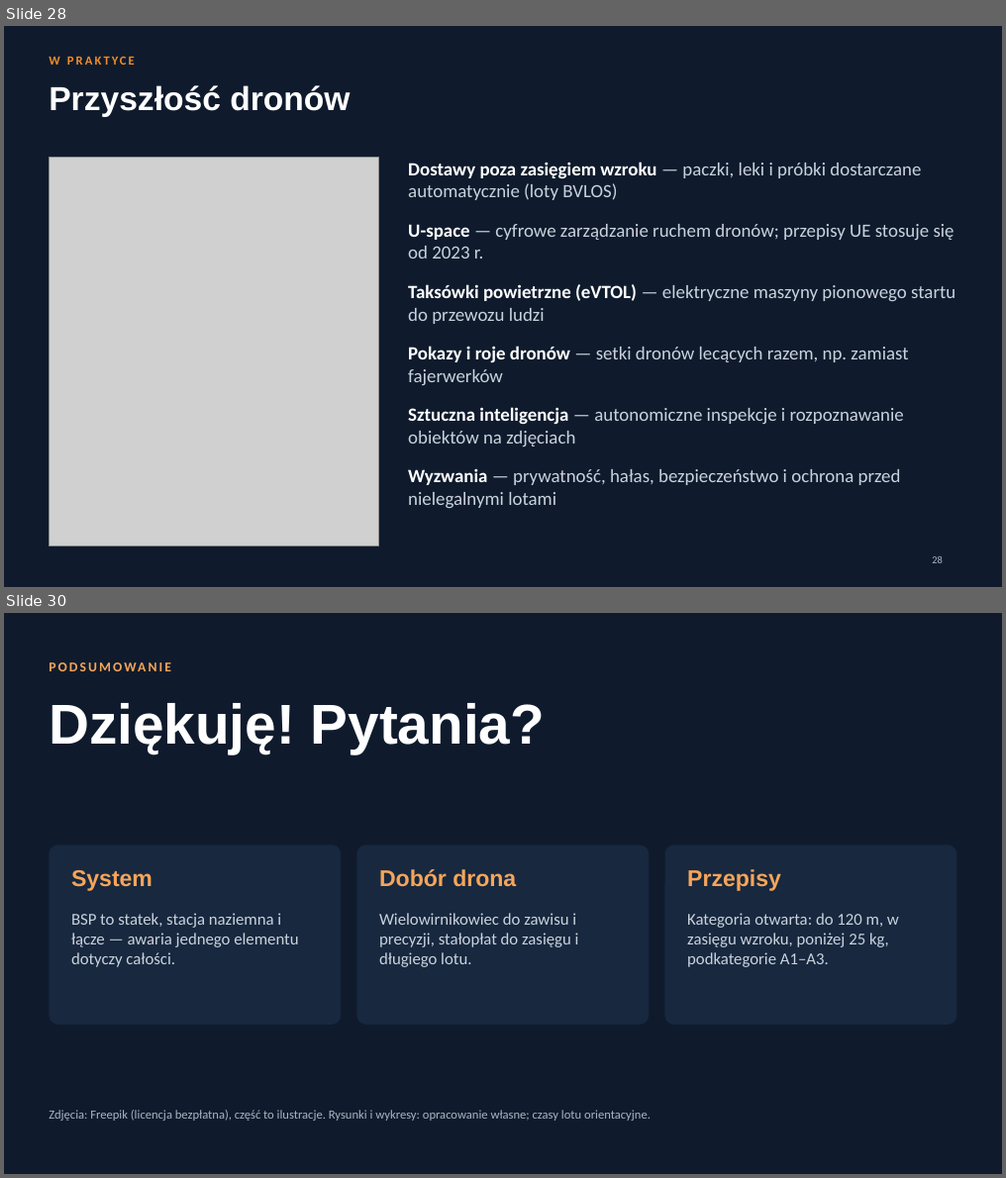
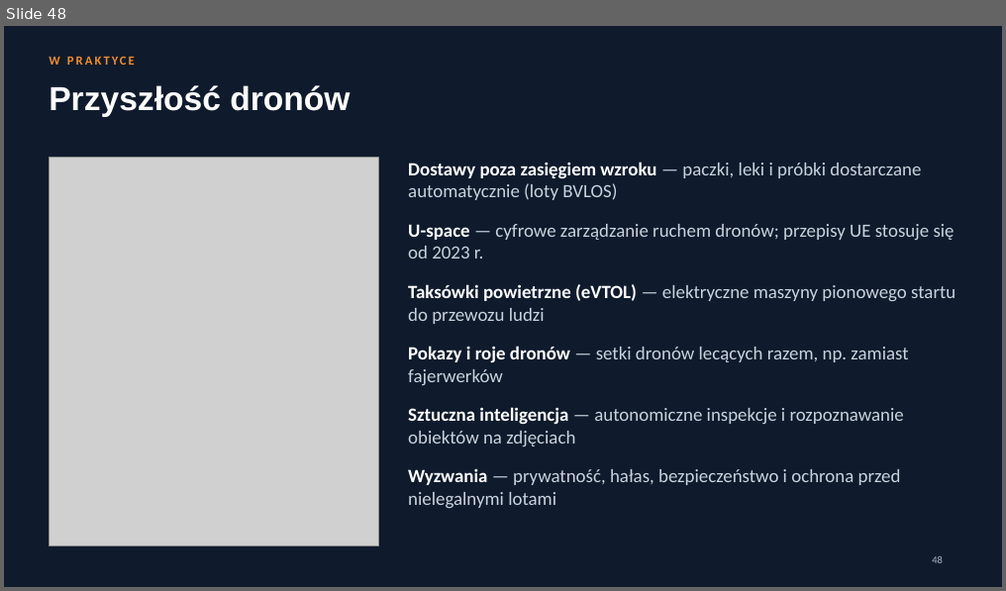
Before and after one commit to Pawel202685/psychic-octo-invention, a slide deck: Ogolna_wiedza_o_BSP.pptx. Shown one above the other, each under a label of ours: slides 28 and 30 before the commit, slide 48 after it; the slides between them are not shown. The pictures are 1006x1178 and 1006x591 pixels, drawn with LibreOffice and Linux fonts; fonts in the diff are those of the drawing; grey boxes stand for pictures. Boxes give left, top, right and bottom in pixels: in the first picture for what was removed or moved away, otherwise in the second. Text is boxed around its words. In the diff, an @@ line names an element or a change of style, - is before the commit and + after.

```diff
--- a/Ogolna_wiedza_o_BSP.pptx
+++ b/Ogolna_wiedza_o_BSP.pptx
@@ slide 30 removed at [4,613,1002,1174], background #0F1B2D @@
@@ text removed at [49,658,648,684] @@
-PODSUMOWANIE
@@ text removed at [49,703,545,754] @@
-Dziękuję! Pytania?
@@ rounded rectangle removed at [49,845,341,1025] @@
@@ rounded rectangle removed at [356,845,648,1025] @@
@@ rounded rectangle removed at [665,845,957,1025] @@
@@ text removed at [71,870,152,891] @@
-System
@@ text removed at [379,869,516,887] @@
-Dobór drona
@@ text removed at [687,869,781,891] @@
-Przepisy
@@ text removed at [71,913,298,967] @@
-BSP to statek, stacja naziemna i łącze — awaria jednego elementu dotyczy całości.
@@ text removed at [379,913,579,967] @@
-Wielowirnikowiec do zawisu i precyzji, stałopłat do zasięgu i długiego lotu.
@@ text removed at [687,913,899,967] @@
-Kategoria otwarta: do 120 m, w zasięgu wzroku, poniżej 25 kg, podkategorie A1–A3.
@@ text removed at [49,1110,650,1121] @@
-Zdjęcia: Freepik (licencja bezpłatna), część to ilustracje. Rysunki i wykresy: opracowanie własne; czasy lotu orientacyjne.
@@ what was slide 28 is now slide 48 @@
@@ page number at [932,557,943,564]: text changed @@
-28
+48
```
Also in this commit, not shown: 11 slides changed, 25 slides added, 4 other slides removed.
